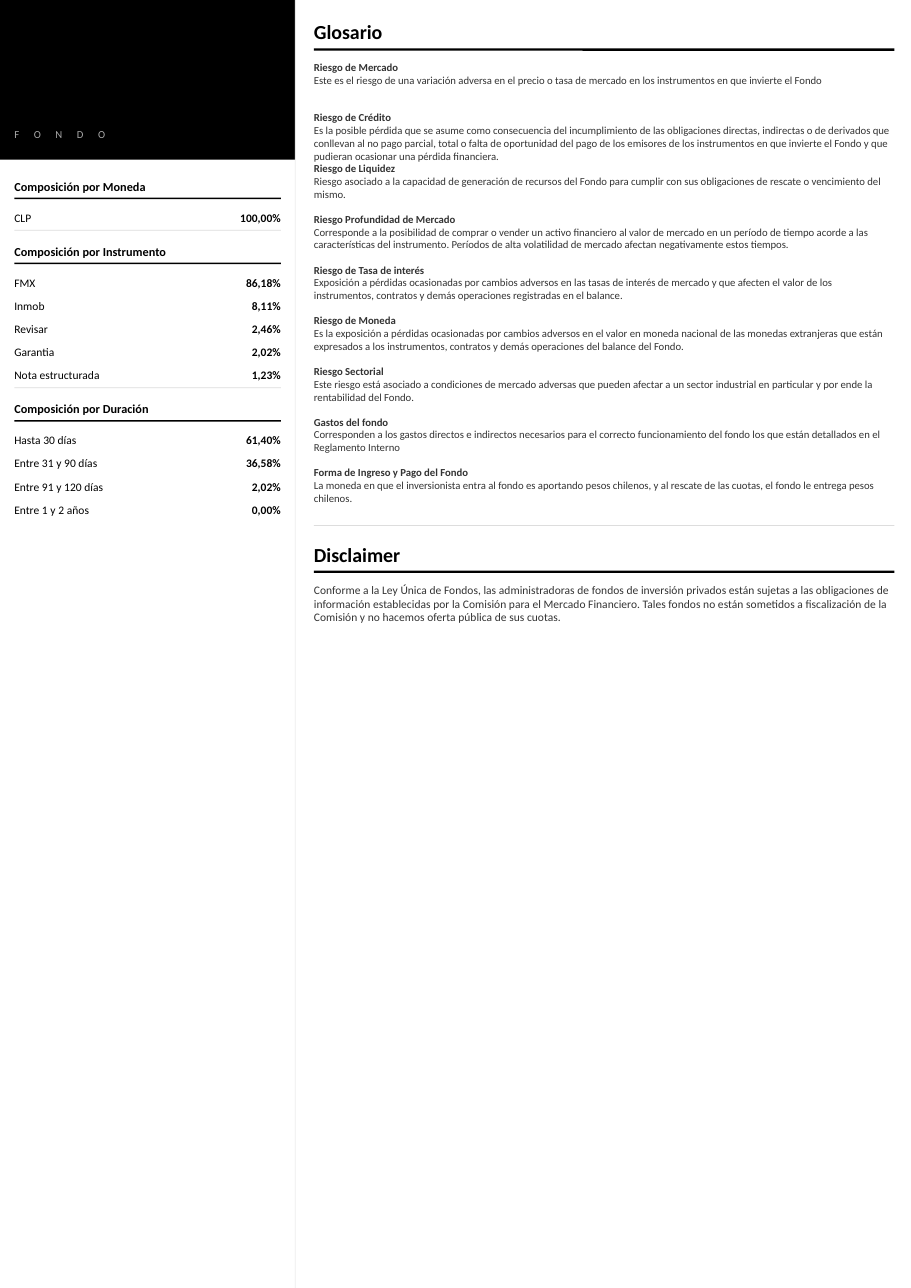
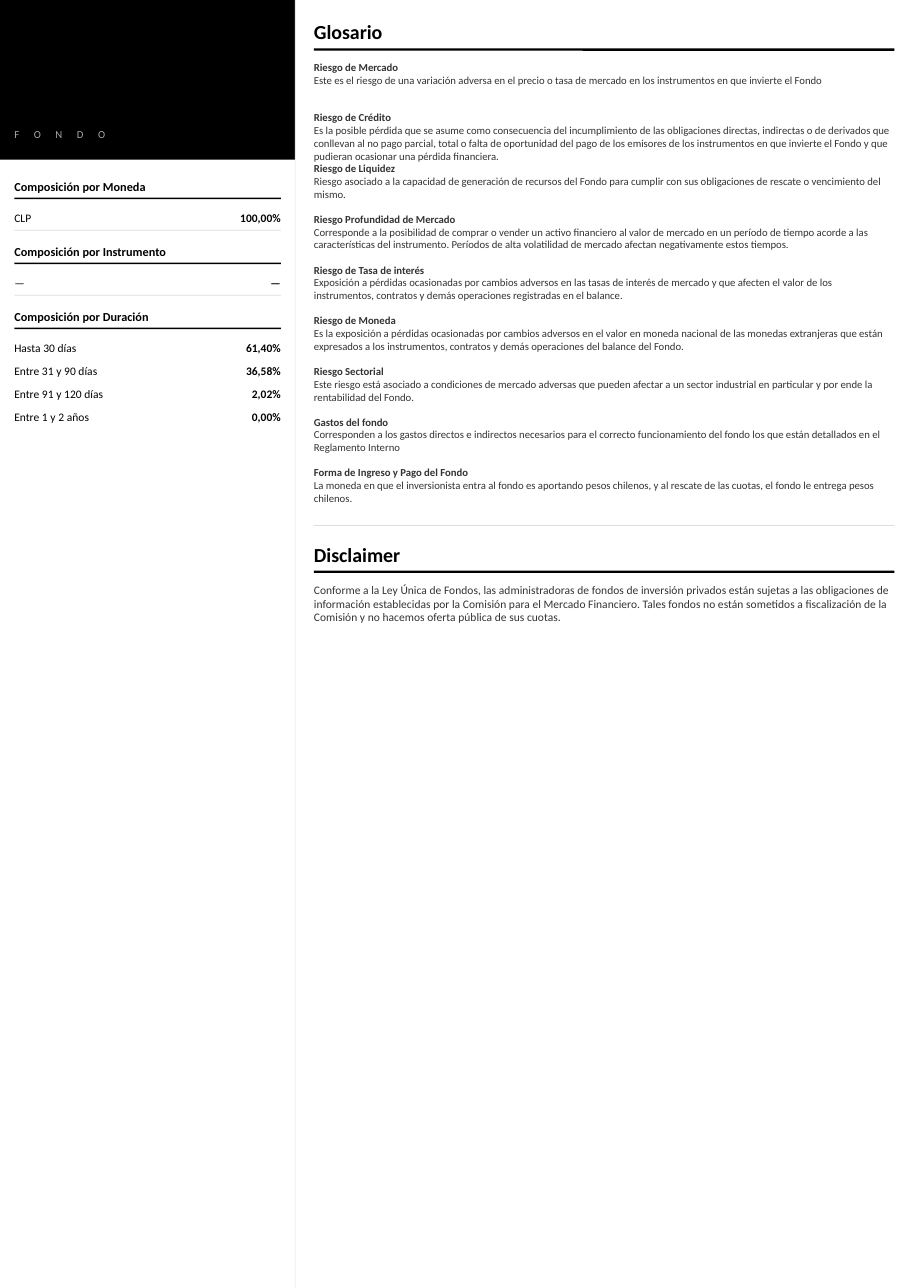
Before and after one commit to mivelascor/fondos-financieros, a slide deck: slide 2 of folletos/2026-04/pptx/FIP_VANTRUST_LIQUIDEZ_PLUS.pptx. Drawn at 911x1288 pixels with LibreOffice and Linux fonts; fonts in the diff are those of the drawing. Boxes give left, top, right and bottom in pixels: in the first picture for what was removed or moved away, otherwise in the second. Text is boxed around its words. In the diff, an @@ line names an element or a change of style, - is before the commit and + after.

```diff
--- a/folletos/2026-04/pptx/FIP_VANTRUST_LIQUIDEZ_PLUS.pptx
+++ b/folletos/2026-04/pptx/FIP_VANTRUST_LIQUIDEZ_PLUS.pptx
@@ text removed at [14, 279, 35, 287] @@
-FMX
@@ text added at [14, 272, 180, 293], 7.5 pt, text #000000 @@
+—
@@ text added at [180, 272, 281, 293], 7.5 pt, text #000000, bold @@
+—
@@ text removed at [246, 279, 281, 289] @@
-86,18%
@@ 8 texts, 2 lines: place and size @@
-8 texts, 2 lines at [14, 388, 281, 516]
+8 texts, 2 lines at [14, 295, 281, 423]
@@ text removed at [14, 302, 44, 310] @@
-Inmob
@@ text removed at [14, 325, 48, 333] @@
-Revisar
@@ text removed at [252, 302, 281, 312] @@
-8,11%
@@ text removed at [252, 325, 281, 335] @@
-2,46%
@@ text removed at [14, 348, 54, 356] @@
-Garantia
@@ text removed at [14, 371, 100, 379] @@
-Nota estructurada
@@ text "2,02%": place and size @@
-text "2,02%" at [252, 348, 281, 358]
+text "2,02%" at [252, 390, 281, 400]
@@ text removed at [252, 371, 281, 381] @@
-1,23%
@@ text removed at [252, 483, 281, 493] @@
-2,02%
```
Also in this commit, not shown: 1 other slide changed, 22 other files.
